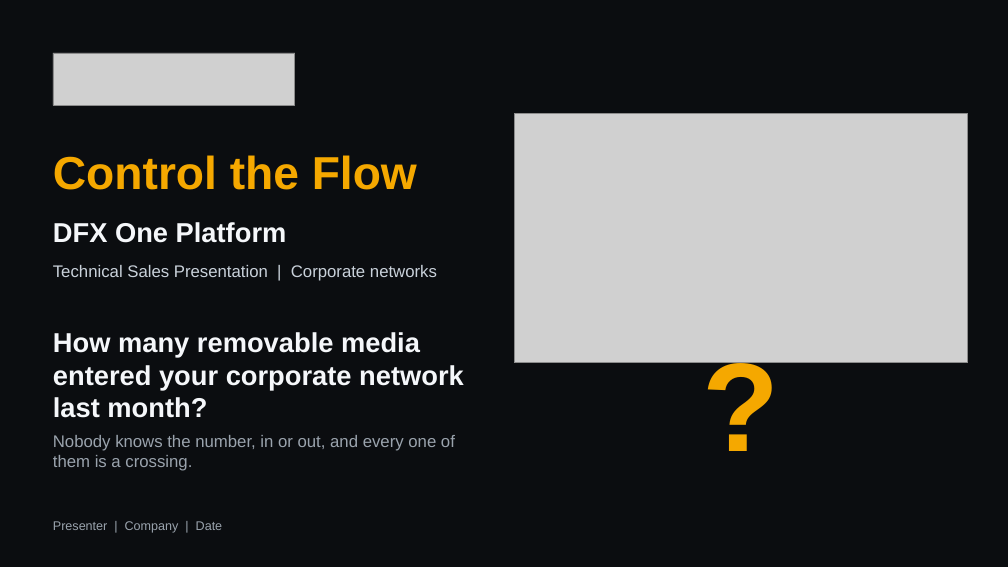
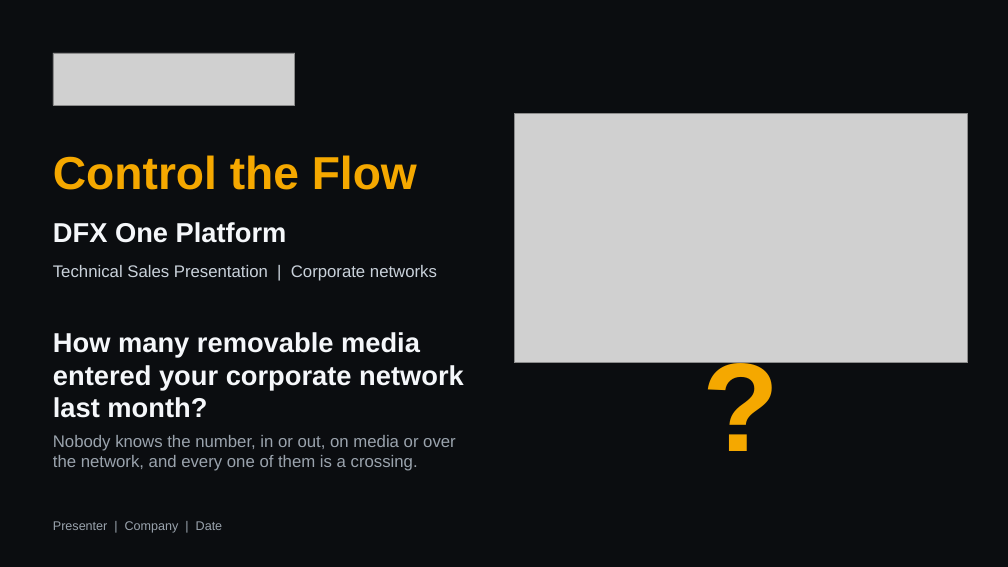
Before and after one commit to hybridus/DFX_Marketing, a slide deck: slide 1 of Projects/06_Presales_OnePlatform_Deck/DFX_OnePlatform_corp.pptx. Drawn at 1008x567 pixels with LibreOffice and Linux fonts; fonts in the diff are those of the drawing; grey boxes stand for pictures. Boxes give left, top, right and bottom in pixels: in the first picture for what was removed or moved away, otherwise in the second. Text is boxed around its words. In the diff, an @@ line names an element or a change of style, - is before the commit and + after.

```diff
--- a/Projects/06_Presales_OnePlatform_Deck/DFX_OnePlatform_corp.pptx
+++ b/Projects/06_Presales_OnePlatform_Deck/DFX_OnePlatform_corp.pptx
@@ text at [53, 435, 456, 471]: text changed @@
-Nobody knows the number, in or out, and every one of them is a crossing.
+Nobody knows the number, in or out, on media or over the network, and every one of them is a crossing.
```
Also in this commit, not shown: 2 other slides changed, 3 slides added, 15 other files.
